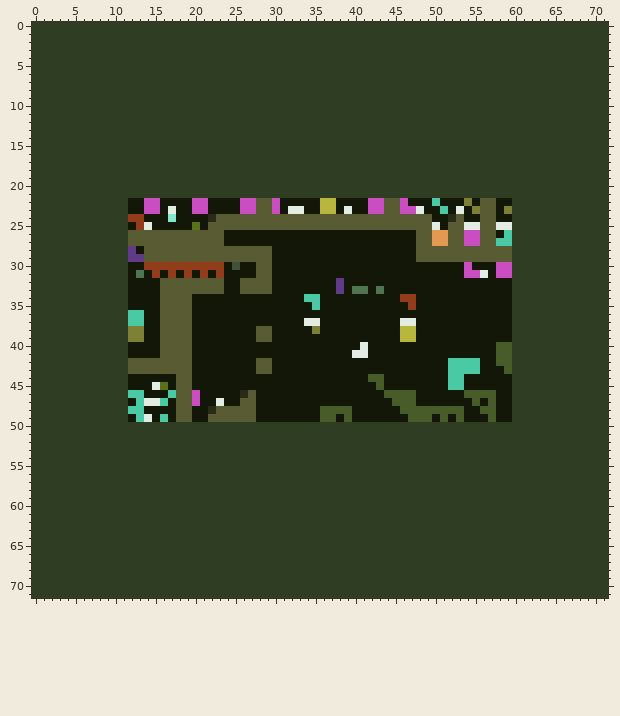
File history of a sprite sheet, 012level.png. Above is the file before it was changed.
The file is 72x72 pixels.
After the commit:
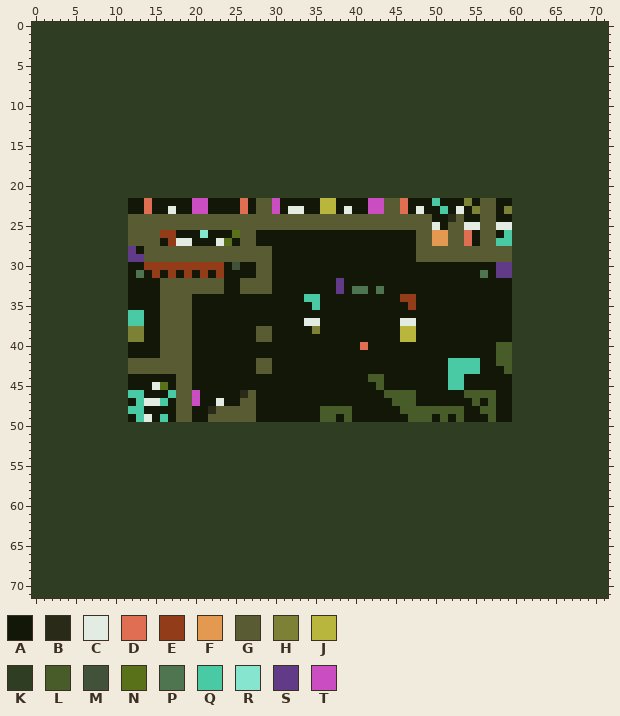
Palette (. is transparent): A #121708  B #292b18  C #e3ece3  D #e06e52  E #933c1a  F #e49950  G #595c33  H #7c8136  J #b8b63d  K #2f3e23  L #475c28  M #425139  N #597119  P #4e7450  Q #49caa4  R #85e5cf  S #613b87  T #ca4ec2
Edits made:
The author changed colour C to colour A in row 41 at x 40 to 41.
The author changed colour G to colour A in row 26 at x 18 to 20 and 22 to 23; in row 27 at x 16 and 20 to 22.
The author changed colour T to colour A in row 22 at x 15 and 27; in row 23 at x 15, 27 and 47; in rows 26 to 27 at x 55; in row 30 at x 54; in row 31 at x 54 to 55.
The author changed colour G to colour C in row 27 at x 18 to 19 and 23.
The author changed colour C to colour D in row 40 at x 41.
The author changed colour T to colour D in rows 22 to 23 at x 14, 26 and 46; in rows 26 to 27 at x 54.
The author changed colour G to colour E in row 26 at x 16 to 17; in row 27 at x 17.
The author changed colour A to colour G in row 24 at x 14 to 16 and 18 to 21; in row 25 at x 12, 15 to 19 and 21; in rows 26 to 27 at x 26 to 27.
The author changed colour B to colour G in row 24 at x 22.
The author changed colour C to colour G in row 25 at x 14.
The author changed colour E to colour G in row 24 at x 12 to 13; in row 25 at x 13.
The author changed colour N to colour G in row 25 at x 20.
The author changed colour R to colour G in row 24 at x 17.
The author changed colour A to colour N in row 26 at x 25; in row 27 at x 24.
The author changed colour C to colour P in row 31 at x 56.
The author changed colour G to colour R in row 26 at x 21.
The author changed colour T to colour S in rows 30 to 31 at x 58 to 59.
Changed places in both pictures, as pixel boxes (x1, y1, x2, y2):
changed: (128, 198, 256, 246)
changed: (400, 198, 416, 214)
changed: (464, 230, 512, 278)
changed: (352, 342, 368, 358)
